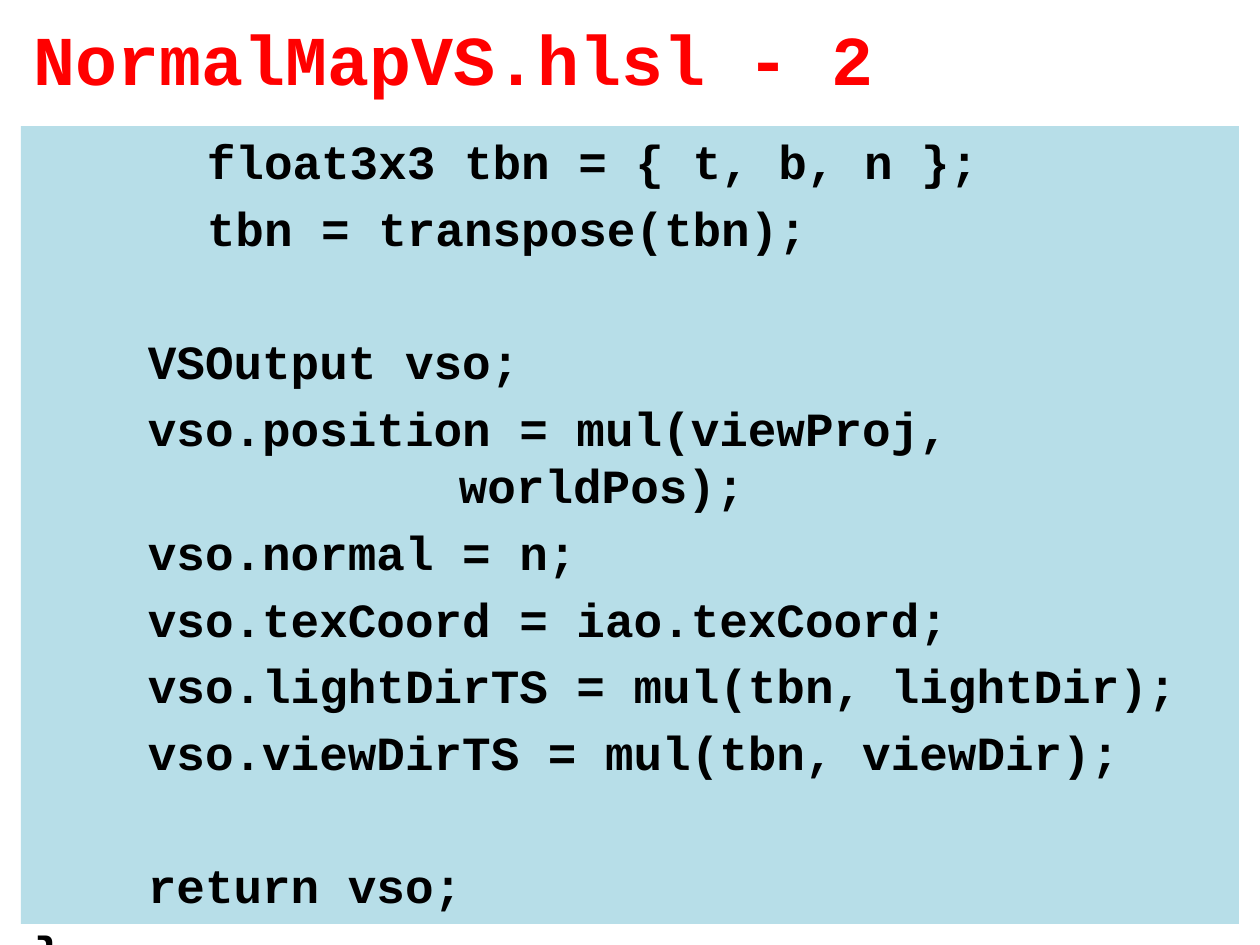
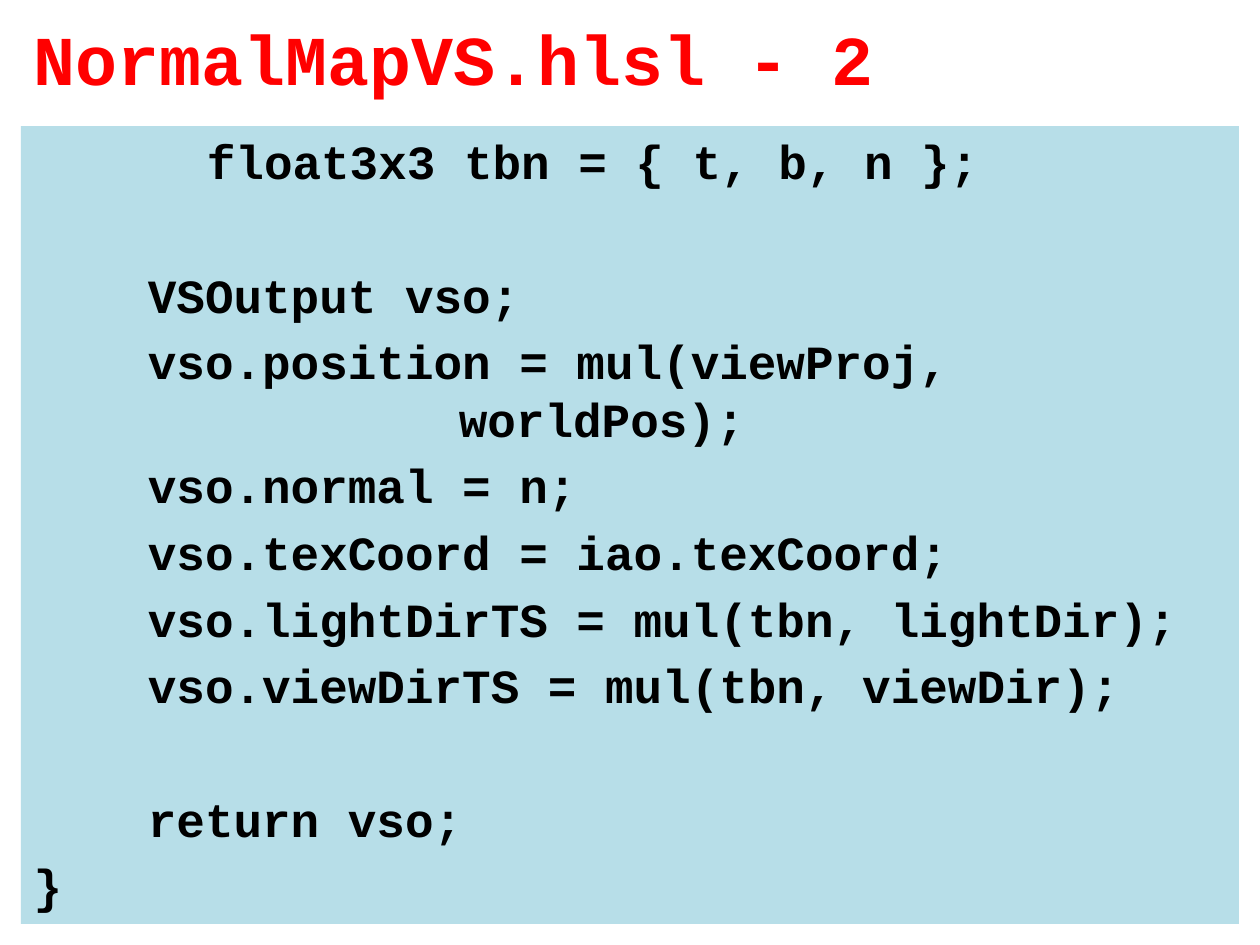
Before and after one commit to tyekx/dx12, a slide deck: slide 22 of Slides/ggl005-Bump.pptx. Drawn at 1260x945 pixels with LibreOffice and Linux fonts; fonts in the diff are those of the drawing; background and template pictures are left out. Boxes give left, top, right and bottom in pixels: in the first picture for what was removed or moved away, otherwise in the second. Text is boxed around its words. In the diff, an @@ line names an element or a change of style, - is before the commit and + after.

Commit message:
working normal mapping

```diff
--- a/Slides/ggl005-Bump.pptx
+++ b/Slides/ggl005-Bump.pptx
@@ text at (207, 212, 807, 256): paragraph removed @@
-tbn = transpose(tbn);
```
Also in this commit, not shown: 5 other slides changed, 12 slides added, 21 other files.
